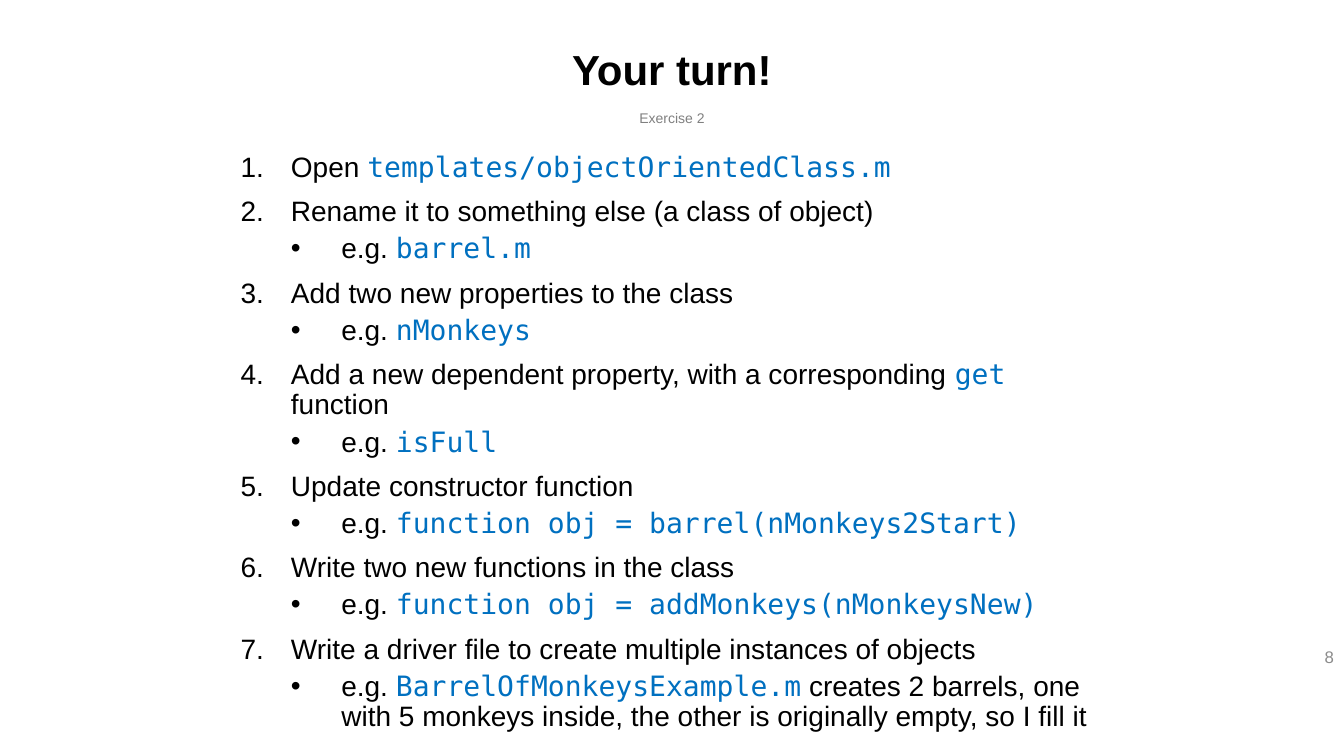
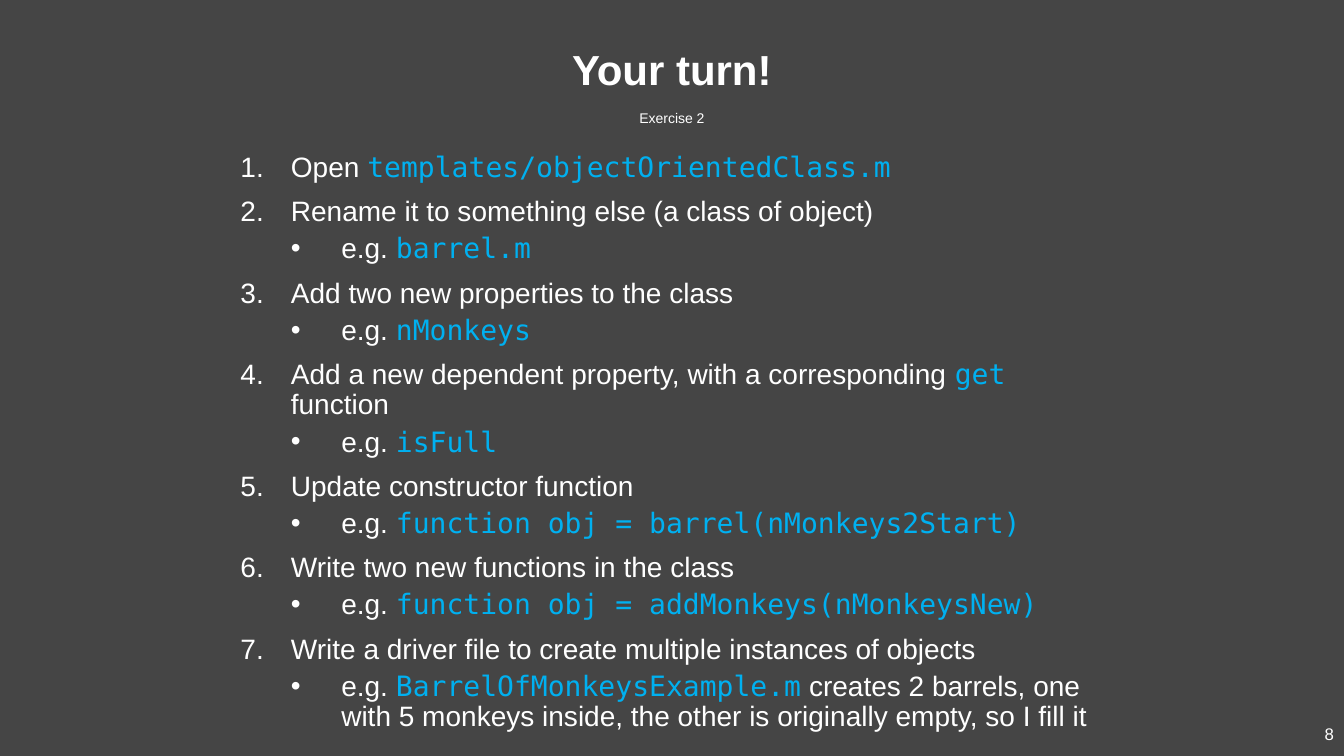
Before and after one commit to j-d-roth/tutorial_matlabClasses, a slide deck: slide 8 of introduction_matlabObjectOrientedProgramming.pptx. Drawn at 1344x756 pixels with LibreOffice and Linux fonts; fonts in the diff are those of the drawing. Boxes give left, top, right and bottom in pixels: in the first picture for what was removed or moved away, otherwise in the second. Text is boxed around its words. In the diff, an @@ line names an element or a change of style, - is before the commit and + after.

Commit message:
update example exercises

```diff
--- a/introduction_matlabObjectOrientedProgramming.pptx
+++ b/introduction_matlabObjectOrientedProgramming.pptx
@@ background #FFFFFF to #454545 @@
@@ text "Your turn!" at (572,56,771,86): text colour #000000 to #FFFFFF @@
@@ text "Exercise 2" at (639,113,705,123): text colour #808080 to #FFFFFF @@
@@ text "Open templates/objectOrientedClass.m" at (291,155,1087,731): text colour #000000 to #FFFFFF in "Open", "Rename it to something else (a class ...", "e.g.", "Add two new properties to the class" and 9 more places; text colour #0070C0 to #00B0F0 in "templates/objectOrientedClass.m", "barrel.m", "nMonkeys", "get" and 4 more places @@
@@ page number: place and size @@
-page number at (1325,651,1334,663)
+page number at (1325,728,1334,740)
@@ page number at (1325,728,1334,740): text colour #8C8C8C to #FFFFFF @@
```
Also in this commit, not shown: 4 other slides changed.
